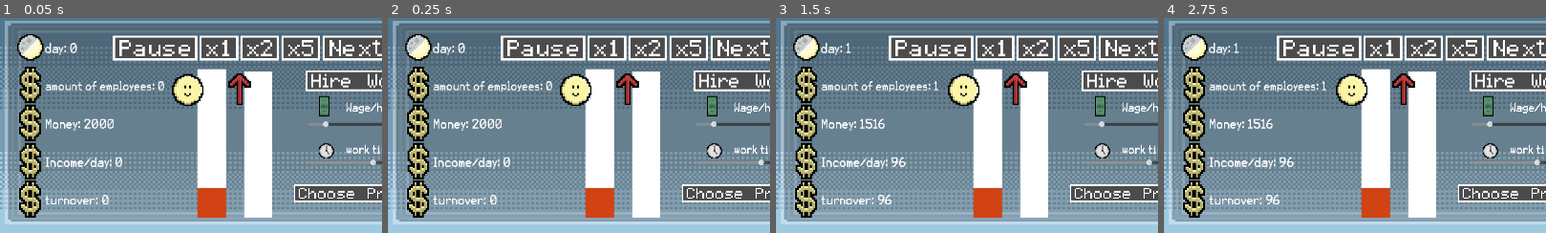
Above: before the commit, frames 1-4 (left to right).
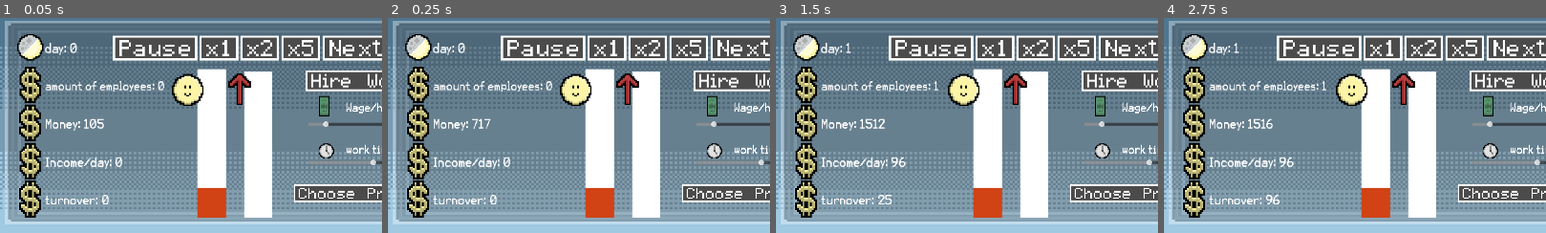
Above: after the commit, the same moments.

Repository: Mag559/GMTK_GameJam2024
Game: Godot game, scene res://UI/in_game_ui.tscn
The game is run twice, just before and just after one commit, with the same random seed, the same clock (stepped at 60 frames per second) and the same inputs. The engine's default icon, where the game draws it, is replaced by a stand-in: a white triangle on a blue panel in a dark square.
Inputs (mouse positions are % of the whole screen's width and height, from its top left):
- Up to frame 1 (0.05 s): no input
- Up to frame 2 (0.25 s): no input
- Up to frame 3 (1.5 s): click (49, 15) at 0.52 s; click (50, 7) at 1.25 s
- Up to frame 4 (2.75 s): click (29, 7) at 2 s
The pictures show only the part of the screen within x 0-50%, y 0-50%; the shares and areas given below are measured in that part.

The runs differ from the first frame. In frame 1, 0.2% of the frame differs, in the area x 22-30%, y 46-52%; in frame 2, 0.2%; in frame 3, 0.1%; in frame 4, nothing differs.

Commit message:
21;43;19;numbers-changing-dynamically

Diff:
--- /dev/null
+++ b/StatDisplayer.gd
@@ -0,0 +1,20 @@
+extends Label
+var current_value := 0
+var newest_value := 0
+
+@export var displayed_value_from_StatManager : String
+@export var describtion_text : String
+
+var tween : Tween
+
+func _process(_delta):
+	text = describtion_text + str(current_value)
+	if newest_value == round(StatManager.get(displayed_value_from_StatManager)):
+		return
+	newest_value = round(StatManager.get(displayed_value_from_StatManager))
+	if tween:
+		tween.kill()
+	tween = create_tween()
+	tween.set_ease(Tween.EASE_OUT)
+	tween.set_trans(Tween.TRANS_SINE)
+	tween.tween_property(self, "current_value", newest_value, 1.0)
--- /dev/null
+++ b/StatDisplayer2.gd
@@ -0,0 +1,20 @@
+extends Label
+var current_value := 0
+var newest_value := 0
+
+@export var displayed_value_from_StatManager : String
+@export var describtion_text : String
+
+var tween : Tween
+
+func _process(_delta):
+	text = describtion_text + str(current_value)
+	if newest_value == round(StatManager.call(displayed_value_from_StatManager)):
+		return
+	newest_value = round(StatManager.call(displayed_value_from_StatManager))
+	if tween:
+		tween.kill()
+	tween = create_tween()
+	tween.set_ease(Tween.EASE_OUT)
+	tween.set_trans(Tween.TRANS_SINE)
+	tween.tween_property(self, "current_value", newest_value, 0.7)
--- a/StatManager.gd
+++ b/StatManager.gd
@@ -60,6 +60,8 @@
 	turnover += get_daily_income()
 	check_if_new_project()
 	days_passed += 1
+	print("====")
+	print(Time.get_ticks_msec())
 
 
 func get_new_employee_cost() -> float:
--- a/UI/in_game_ui.tscn
+++ b/UI/in_game_ui.tscn
@@ -8,14 +8,13 @@
 [ext_resource type="Texture2D" uid="uid://b0lbdk10a0sf1" path="res://textures/hirework_v1.png" id="4_j8hm2"]
 [ext_resource type="Script" path="res://UI/wage_amount.gd" id="4_xdhf1"]
 [ext_resource type="Script" path="res://UI/wage_slider.gd" id="5_btf2l"]
-[ext_resource type="Script" path="res://UI/daily_income_amount.gd" id="6_3dug8"]
 [ext_resource type="FontFile" uid="uid://dotdsj6wdrb1o" path="res://karma suture.ttf" id="6_qx76h"]
 [ext_resource type="Script" path="res://UI/cost_of_wages_amount.gd" id="7_6bdht"]
 [ext_resource type="Texture2D" uid="uid://bhoyxve7eppyy" path="res://textures/money_v1.png" id="8_cy5af"]
+[ext_resource type="Script" path="res://StatDisplayer.gd" id="9_6axbl"]
 [ext_resource type="Texture2D" uid="uid://bfr7vqxsl02rg" path="res://textures/hapy_v1.png" id="9_cuc8t"]
-[ext_resource type="Script" path="res://UI/money_amount.gd" id="9_uyxg6"]
+[ext_resource type="Script" path="res://StatDisplayer2.gd" id="10_c1i0v"]
 [ext_resource type="Script" path="res://UI/day_amount.gd" id="11_2ix8e"]
-[ext_resource type="Script" path="res://UI/turnover_amount.gd" id="12_7hx4y"]
 [ext_resource type="Texture2D" uid="uid://boqamu73p1fg6" path="res://textures/dollar_v1.png" id="13_vwt7b"]
 [ext_resource type="Texture2D" uid="uid://bqaal481o1nbl" path="res://textures/rep_v1.png" id="15_pp3vs"]
 [ext_resource type="PackedScene" uid="uid://bu1l4mqnm47v8" path="res://office_building.tscn" id="15_vplvd"]
@@ -140,7 +139,9 @@
 theme_override_fonts/font = ExtResource("6_qx76h")
 theme_override_font_sizes/font_size = 30
 text = "Money: "
-script = ExtResource("9_uyxg6")
+script = ExtResource("9_6axbl")
+displayed_value_from_StatManager = "money"
+describtion_text = "Money: "
 metadata/_edit_use_anchors_ = true
 
 [node name="HBoxContainer4" type="HBoxContainer" parent="Control/Stats"]
@@ -160,7 +161,9 @@
 theme_override_fonts/font = ExtResource("6_qx76h")
 theme_override_font_sizes/font_size = 30
 text = "Income/day: "
-script = ExtResource("6_3dug8")
+script = ExtResource("10_c1i0v")
+displayed_value_from_StatManager = "get_daily_income"
+describtion_text = "Income/day: "
 metadata/_edit_use_anchors_ = true
 
 [node name="HBoxContainer5" type="HBoxContainer" parent="Control/Stats"]
@@ -180,7 +183,9 @@
 theme_override_fonts/font = ExtResource("6_qx76h")
 theme_override_font_sizes/font_size = 30
 text = "turnover: "
-script = ExtResource("12_7hx4y")
+script = ExtResource("9_6axbl")
+displayed_value_from_StatManager = "turnover"
+describtion_text = "turnover: "
 metadata/_edit_use_anchors_ = true
 
 [node name="HBoxContainer7" type="HBoxContainer" parent="Control/Stats"]
Not shown: 1 places in UI/in_game_ui.tscn that only renumber resources
